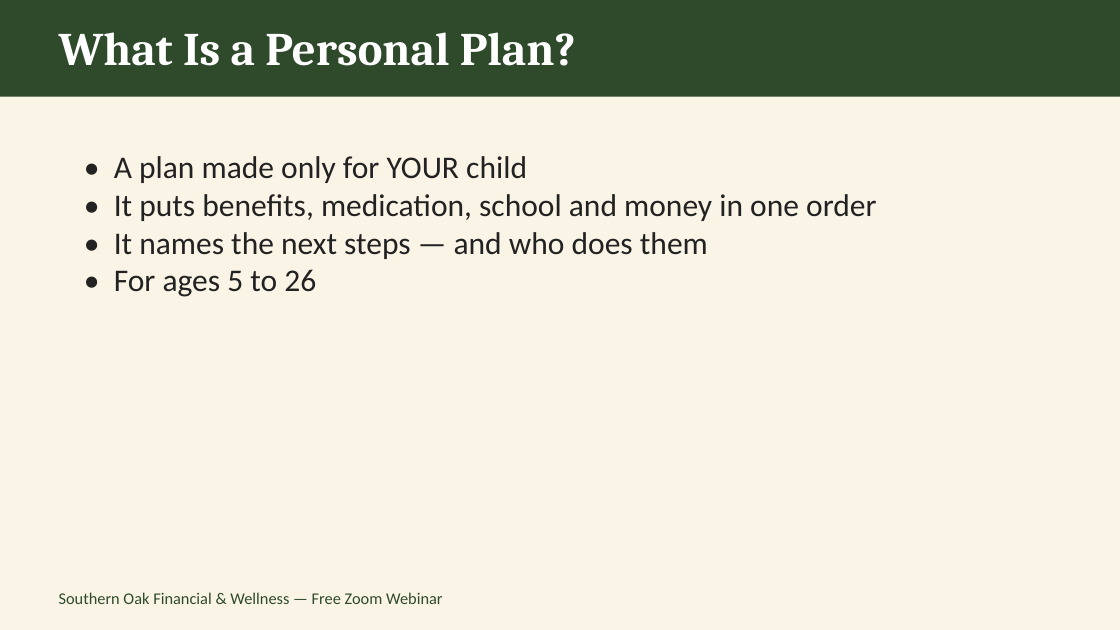
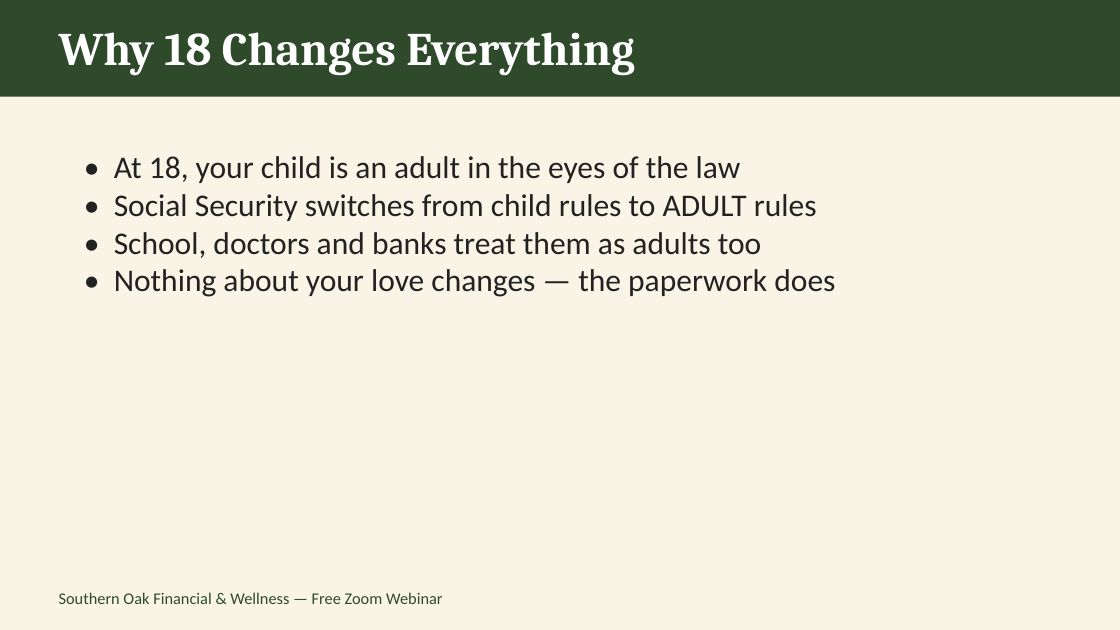
Before and after one commit to southernoakfw-ja/southernoakfw-ja.github.io, a slide deck: slide 3 of assets/Clear-Plan-Webinar-Dec11.pptx. Drawn at 1120x630 pixels with LibreOffice and Linux fonts; fonts in the diff are those of the drawing. Boxes give left, top, right and bottom in pixels: in the first picture for what was removed or moved away, otherwise in the second. Text is boxed around its words. In the diff, an @@ line names an element or a change of style, - is before the commit and + after.

```diff
--- a/assets/Clear-Plan-Webinar-Dec11.pptx
+++ b/assets/Clear-Plan-Webinar-Dec11.pptx
@@ text at (59,32,635,76): text changed @@
-What Is a Personal Plan?
+Why 18 Changes Everything
@@ text at (114,156,835,297): text changed @@
-• A plan made only for YOUR child
-• It puts benefits, medication, school and money in one order
-• It names the next steps — and who does them
-• For ages 5 to 26
+• At 18, your child is an adult in the eyes of the law
+• Social Security switches from child rules to ADULT rules
+• School, doctors and banks treat them as adults too
+• Nothing about your love changes — the paperwork does
```
Also in this commit, not shown: 8 other slides changed, 2 slides added, 2 slides removed, 7 other files.
